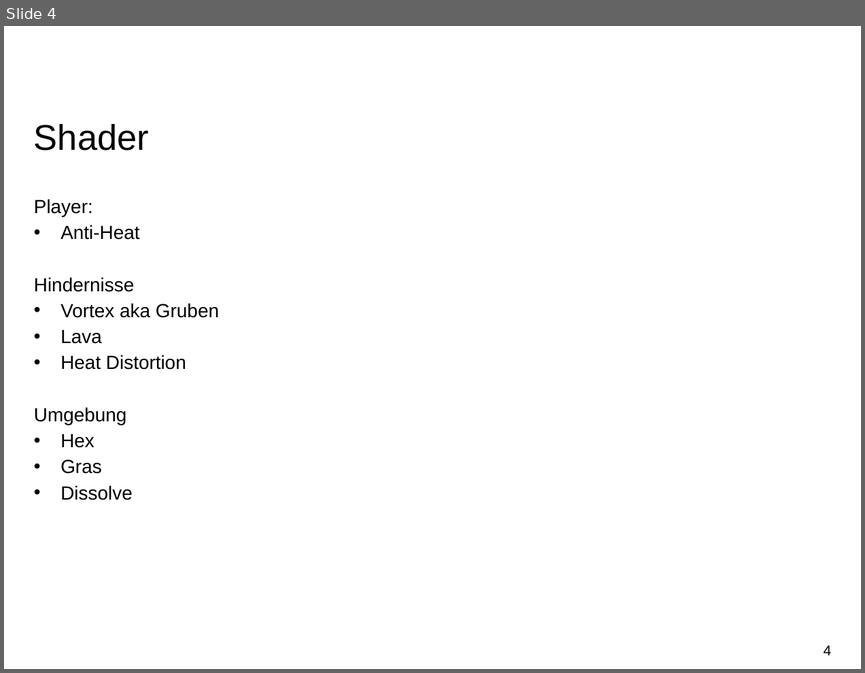
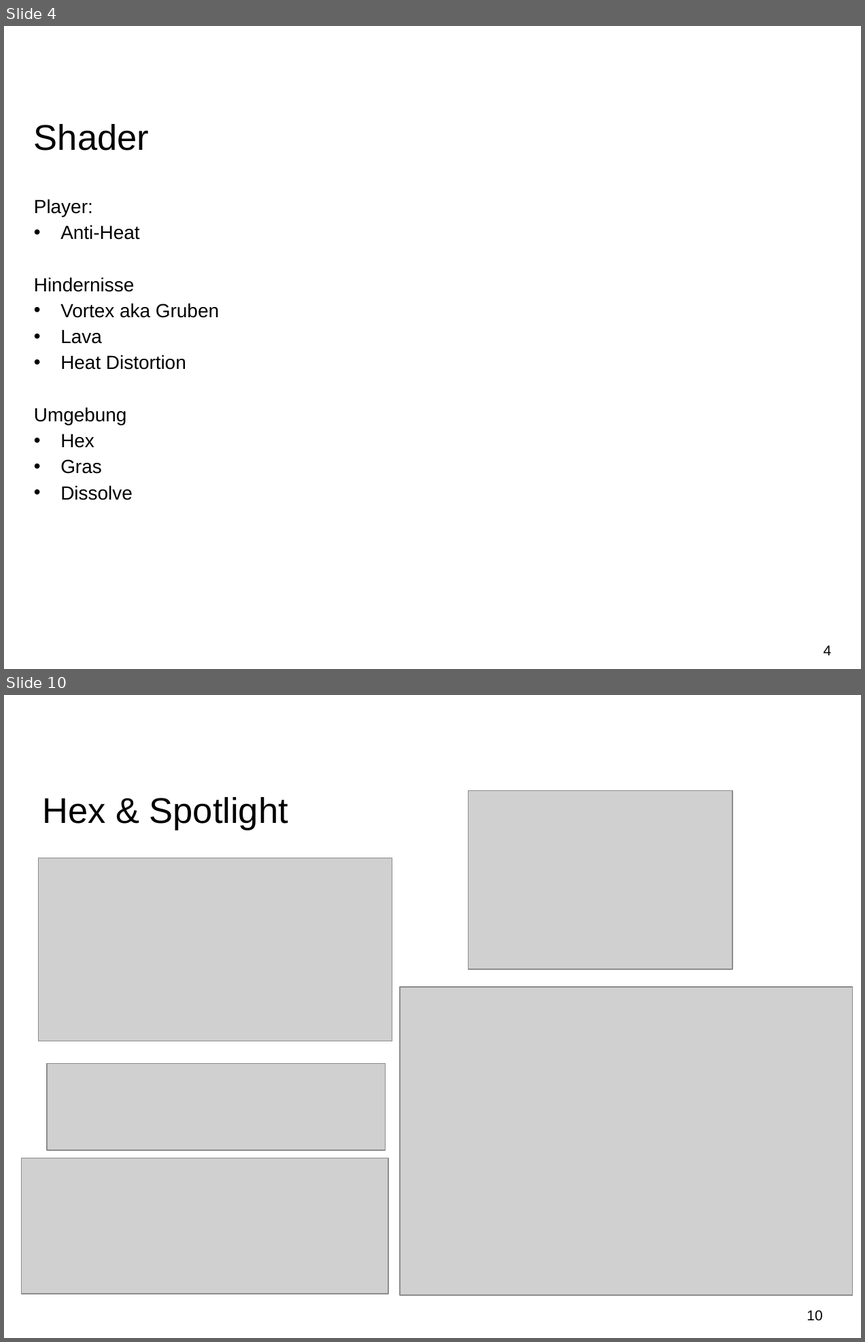
Before and after one commit to AwesomeSuri/ShaderKursWS2018-19, a slide deck: Documentation/Presentation.pptx. Shown one above the other, each under a label of ours: slide 4 before the commit, slides 4 and 10 after it; the slides between them are not shown. The pictures are 865x673 and 865x1342 pixels, drawn with LibreOffice and Linux fonts; fonts in the diff are those of the drawing; grey boxes stand for pictures; background and template pictures are left out. Boxes give left, top, right and bottom in pixels: in the first picture for what was removed or moved away, otherwise in the second. Text is boxed around its words. In the diff, an @@ line names an element or a change of style, - is before the commit and + after.

```diff
--- a/Documentation/Presentation.pptx
+++ b/Documentation/Presentation.pptx
@@ slide 10 added at bbox=[4, 695, 861, 1338], background #FFFFFF @@
@@ picture added at bbox=[468, 791, 732, 969] @@
@@ title added at bbox=[42, 797, 288, 830], 30 pt, text #000000 @@
+Hex & Spotlight
@@ picture added at bbox=[38, 858, 392, 1041] @@
@@ picture added at bbox=[400, 987, 852, 1295] @@
@@ picture added at bbox=[47, 1064, 385, 1150] @@
@@ picture added at bbox=[21, 1157, 389, 1293] @@
@@ page number added at bbox=[806, 1310, 822, 1321], 12 pt, text #000000 @@
+10
```
Also in this commit, not shown: 2 slides changed, 4 other slides added, 6 other files.
